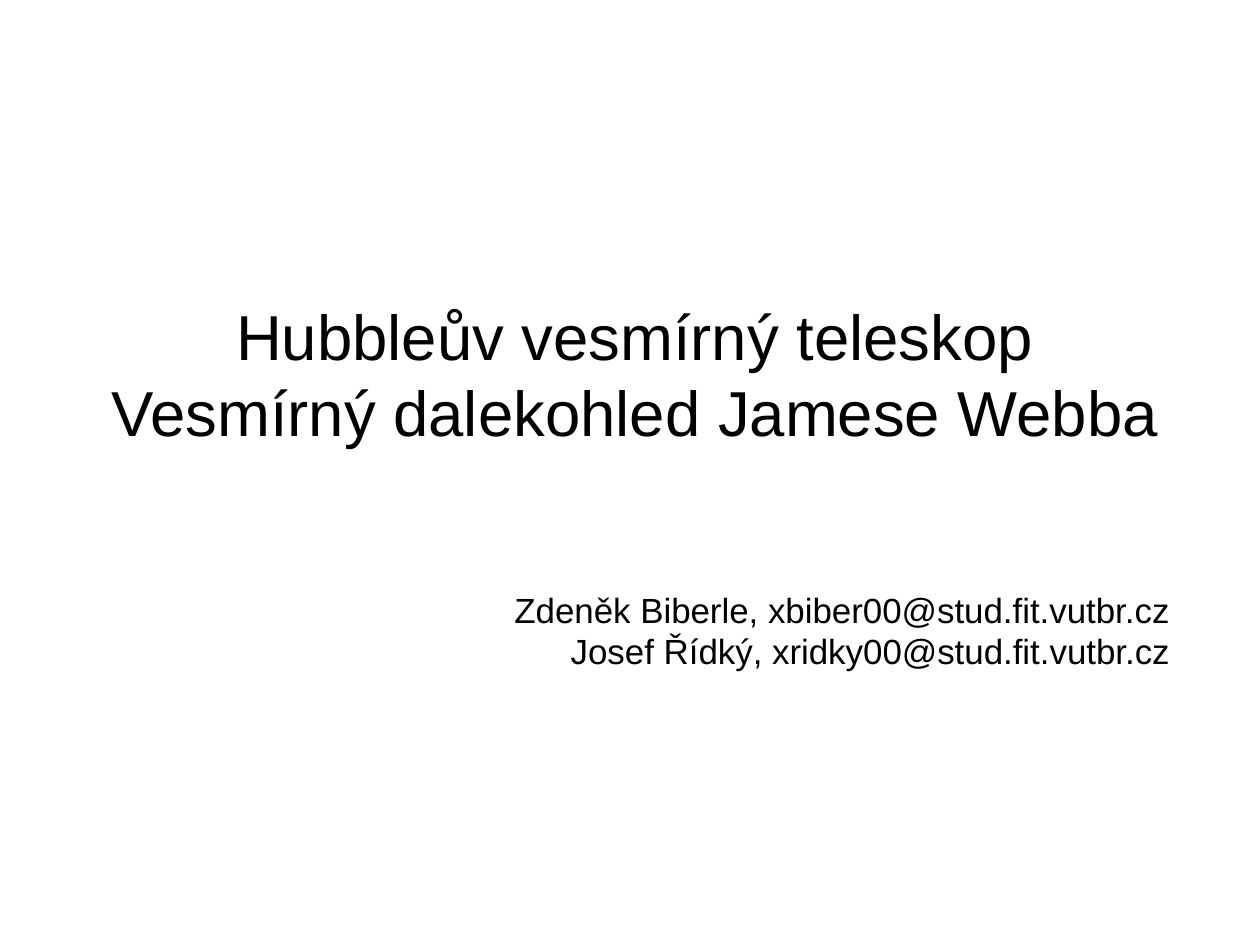
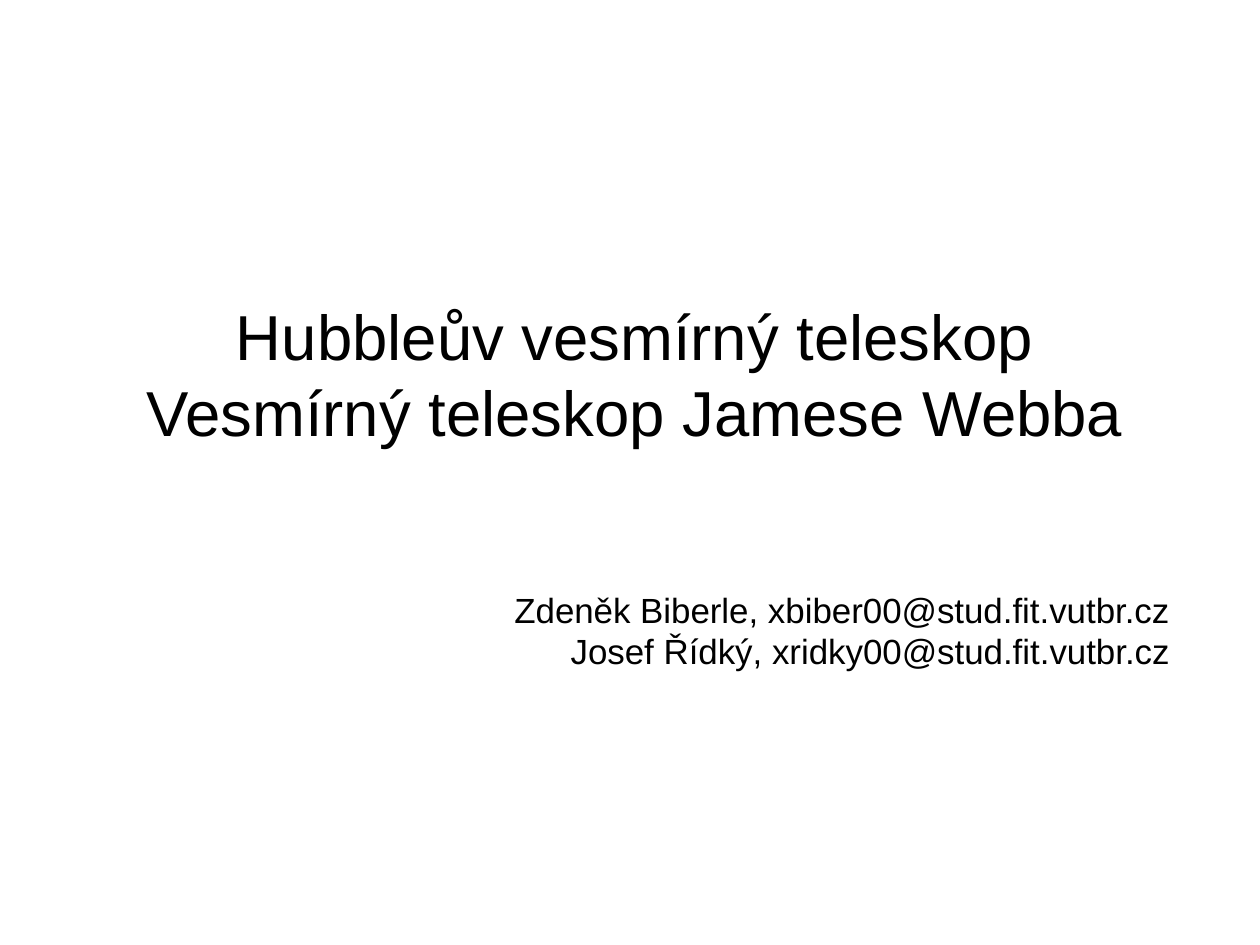
Before and after one commit to fast4shoot/FYO2015, a slide deck: slide 1 of slides/slides.odp. Drawn at 1260x945 pixels with LibreOffice and Linux fonts; fonts in the diff are those of the drawing; background and template pictures are left out. Boxes give left, top, right and bottom in pixels: in the first picture for what was removed or moved away, otherwise in the second. Text is boxed around its words. In the diff, an @@ line names an element or a change of style, - is before the commit and + after.

```diff
--- a/slides/slides.odp
+++ b/slides/slides.odp
@@ text at (147, 310, 1122, 449): text changed @@
-Hubbleův vesmírný teleskop
-Vesmírný dalekohled Jamese Webba
+Hubbleův vesmírný teleskop
+Vesmírný teleskop Jamese Webba
```
Also in this commit, not shown: 10 other slides changed, 6 slides added, 4 slides removed, 2 other files.
